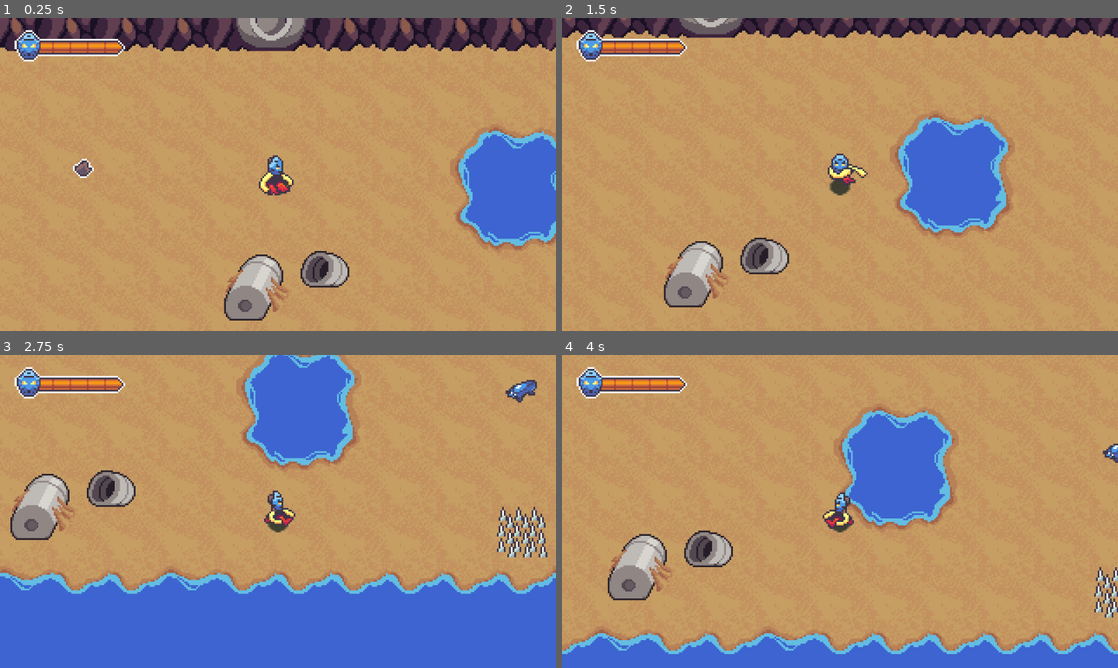
Above: before the commit, frames 1-4 (two rows, left to right).
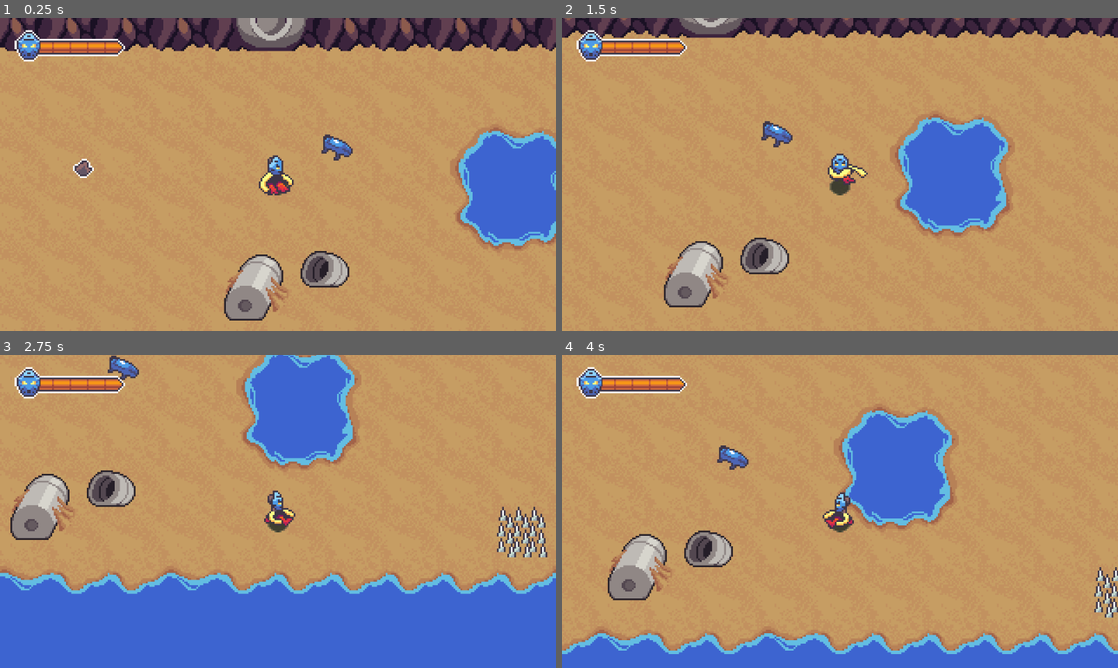
Above: after the commit, the same moments.

Repository: MesaEhren/TakuasAdventure
Game: Godot game, scene res://Maps/Test Maps/Second Movement Test.tscn
Two runs of this game, one before a commit and one after it. Both use one fixed random seed, a clock stepped at 60 frames per second and the inputs below.
Inputs:
- Up to frame 1 (0.25 s): no input
- Up to frame 2 (1.5 s): hold Right (move_east) 0.53-1.28 s; tap Z (interact) at 0.6 s; hold Down (move_south) from 1.28 s (still down); tap C (throw) at 1.35 s
- Up to frame 3 (2.75 s): release Down (move_south) at 2.03 s; hold Right (move_east) from 2.03 s (still down); tap O at 2.1 s
- Up to frame 4 (4 s): release Right (move_east) at 2.78 s; hold Up (move_north) 2.78-3.53 s; tap P at 2.85 s; hold Left (move_west) from 3.53 s (still down); tap Z (interact) at 3.6 s

The runs differ from the first frame. In frame 1, 0.3% of the frame differs, in the area x 57-64%, y 37-46%; in frame 2, 0.3%; in frame 3, 0.5%, in the area x 19-97%, y 0-16%; in frame 4, 0.4%.

Commit message:
Some shoddy AI code for moving.
Not sure I was cooking with this one.
Code does some (extremely poor) vector math and finds a position to move the enemy to.

Diff:
--- a/takuasadventure/Entities/Enemies/blue_beetle.gd
+++ b/takuasadventure/Entities/Enemies/blue_beetle.gd
@@ -1,4 +1,54 @@
 extends CharacterBody2D
+
+@export var min_slide_angle = 0.0
+@export var search_radius: float = 10.0
+var patrol_target: Vector2
+var direction: Vector2 = Vector2.ZERO
+@export var walk_speed: int = 70
+@export var acceleration: int = 10
+@export var friction: int = 8
+
 
 func _ready() -> void:
 	$Animations.play("BlueBeetle/idle_twl")
+	wall_min_slide_angle = min_slide_angle
+	motion_mode = MOTION_MODE_FLOATING
+
+
+func _physics_process(delta: float) -> void:
+	direction = direction.normalized()
+	if !is_vector2_approx_equal(global_position, patrol_target):#global_position != patrol_target:
+		velocity = velocity.move_toward(direction * walk_speed, acceleration)
+		print("Global Position: ", global_position)
+		print("Patrol Target: ", patrol_target)
+	else:
+		velocity = velocity.move_toward(Vector2.ZERO, friction)
+
+	move_and_slide()
+
+
+func find_random_point_in_radius() -> Vector2:
+	var target_offset: Vector2
+	target_offset.x = randf_range(-search_radius, search_radius)
+	target_offset.y = randf_range(-search_radius, search_radius)
+
+	return target_offset
+#
+func _on_patrol_timer_timeout() -> void:
+	var tempvector = find_random_point_in_radius()
+	patrol_target = global_position + tempvector
+	direction = global_position.direction_to(patrol_target)
+
+
+
+func is_vector2_approx_equal(a: Vector2, b: Vector2) -> bool:
+	var tolerance = 3
+	var vec: Vector2 = Vector2.ZERO
+
+	vec.x = abs(a.x - b.x)
+	vec.y = abs(a.y - b.y)
+
+	if vec.x < tolerance and vec.y < tolerance:
+		return true
+	else:
+		return false
--- a/takuasadventure/Entities/Enemies/blue_beetle.tscn
+++ b/takuasadventure/Entities/Enemies/blue_beetle.tscn
@@ -310,8 +310,47 @@
 &"walk_twr": SubResource("Animation_xxkmb")
 }
 
+[sub_resource type="AnimationNodeAnimation" id="AnimationNodeAnimation_w4ifi"]
+animation = &"BlueBeetle/idle_awr"
+
+[sub_resource type="AnimationNodeBlendTree" id="AnimationNodeBlendTree_brfjn"]
+
+[sub_resource type="AnimationNodeAnimation" id="AnimationNodeAnimation_524nc"]
+animation = &"BlueBeetle/idle_awl"
+
+[sub_resource type="AnimationNodeAnimation" id="AnimationNodeAnimation_ebij1"]
+animation = &"BlueBeetle/idle_twl"
+
+[sub_resource type="AnimationNodeAnimation" id="AnimationNodeAnimation_xxkmb"]
+animation = &"BlueBeetle/idle_twr"
+
+[sub_resource type="AnimationNodeBlendSpace2D" id="AnimationNodeBlendSpace2D_pfxlg"]
+blend_point_0/node = SubResource("AnimationNodeAnimation_w4ifi")
+blend_point_0/pos = Vector2(1, -1)
+blend_point_1/node = SubResource("AnimationNodeBlendTree_brfjn")
+blend_point_1/pos = Vector2(0, 0)
+blend_point_2/node = SubResource("AnimationNodeAnimation_524nc")
+blend_point_2/pos = Vector2(-1, -1)
+blend_point_3/node = SubResource("AnimationNodeAnimation_ebij1")
+blend_point_3/pos = Vector2(-1, 1)
+blend_point_4/node = SubResource("AnimationNodeAnimation_xxkmb")
+blend_point_4/pos = Vector2(1, 1)
+blend_mode = 1
+
+[sub_resource type="AnimationNodeStateMachineTransition" id="AnimationNodeStateMachineTransition_w4ifi"]
+advance_mode = 2
+
+[sub_resource type="AnimationNodeStateMachine" id="AnimationNodeStateMachine_htwgm"]
+states/Start/position = Vector2(198, 100)
+states/idle/node = SubResource("AnimationNodeBlendSpace2D_pfxlg")
+states/idle/position = Vector2(325, 100)
+transitions = ["Start", "idle", SubResource("AnimationNodeStateMachineTransition_w4ifi")]
+
 [node name="BlueBeetle" type="CharacterBody2D"]
+collision_layer = 0
+collision_mask = 111
 script = ExtResource("1_w4ifi")
+search_radius = 60.0
 
 [node name="CollisionShape2D" type="CollisionShape2D" parent="."]
 position = Vector2(0, 1)
@@ -329,3 +368,14 @@
 }
 
 [node name="Effects" type="AnimationPlayer" parent="."]
+
+[node name="AnimationTree" type="AnimationTree" parent="."]
+tree_root = SubResource("AnimationNodeStateMachine_htwgm")
+anim_player = NodePath("../Animations")
+parameters/idle/blend_position = Vector2(-0.878476, -0.856502)
+
+[node name="PatrolTimer" type="Timer" parent="."]
+wait_time = 3.0
+autostart = true
+
+[connection signal="timeout" from="PatrolTimer" to="." method="_on_patrol_timer_timeout"]
--- a/takuasadventure/Maps/Test Maps/Second Movement Test.tscn
+++ b/takuasadventure/Maps/Test Maps/Second Movement Test.tscn
@@ -91,6 +91,6 @@
 position = Vector2(-75, 37)
 
 [node name="BlueBeetle" parent="." instance=ExtResource("6_emyq6")]
-position = Vector2(300, 38)
+position = Vector2(71, 26)
 
 [connection signal="area_entered" from="Spikes" to="Spikes" method="_on_area_entered"]
Not shown: 1 places in takuasadventure/Entities/Enemies/blue_beetle.tscn that only renumber resources
